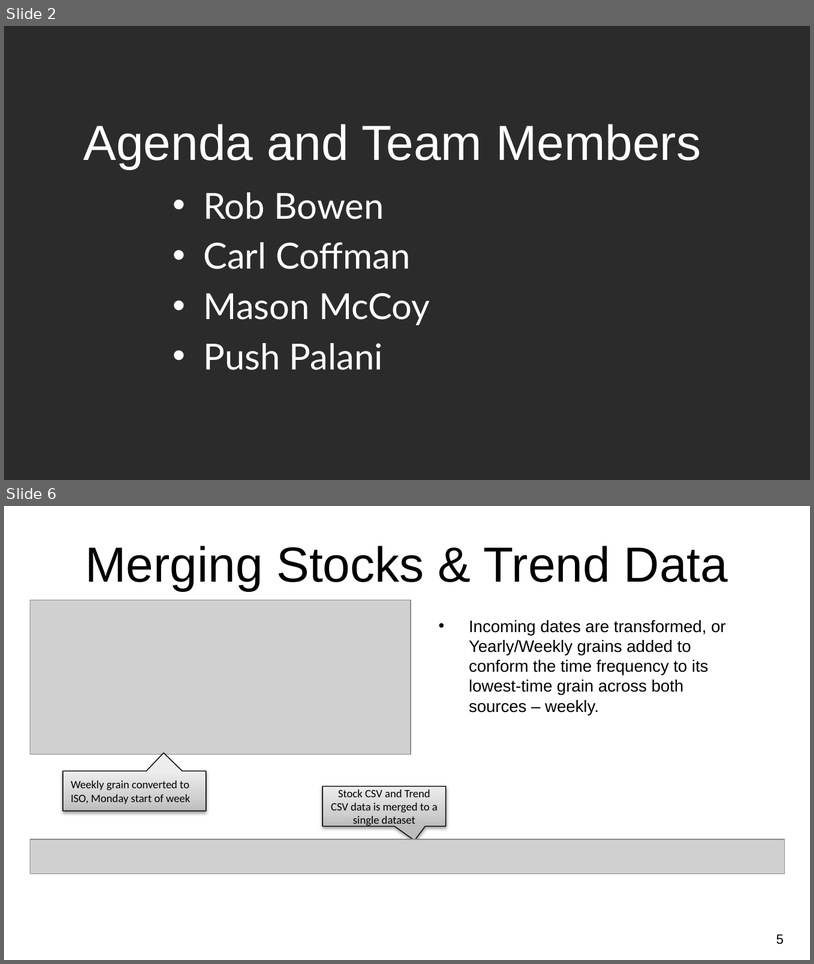
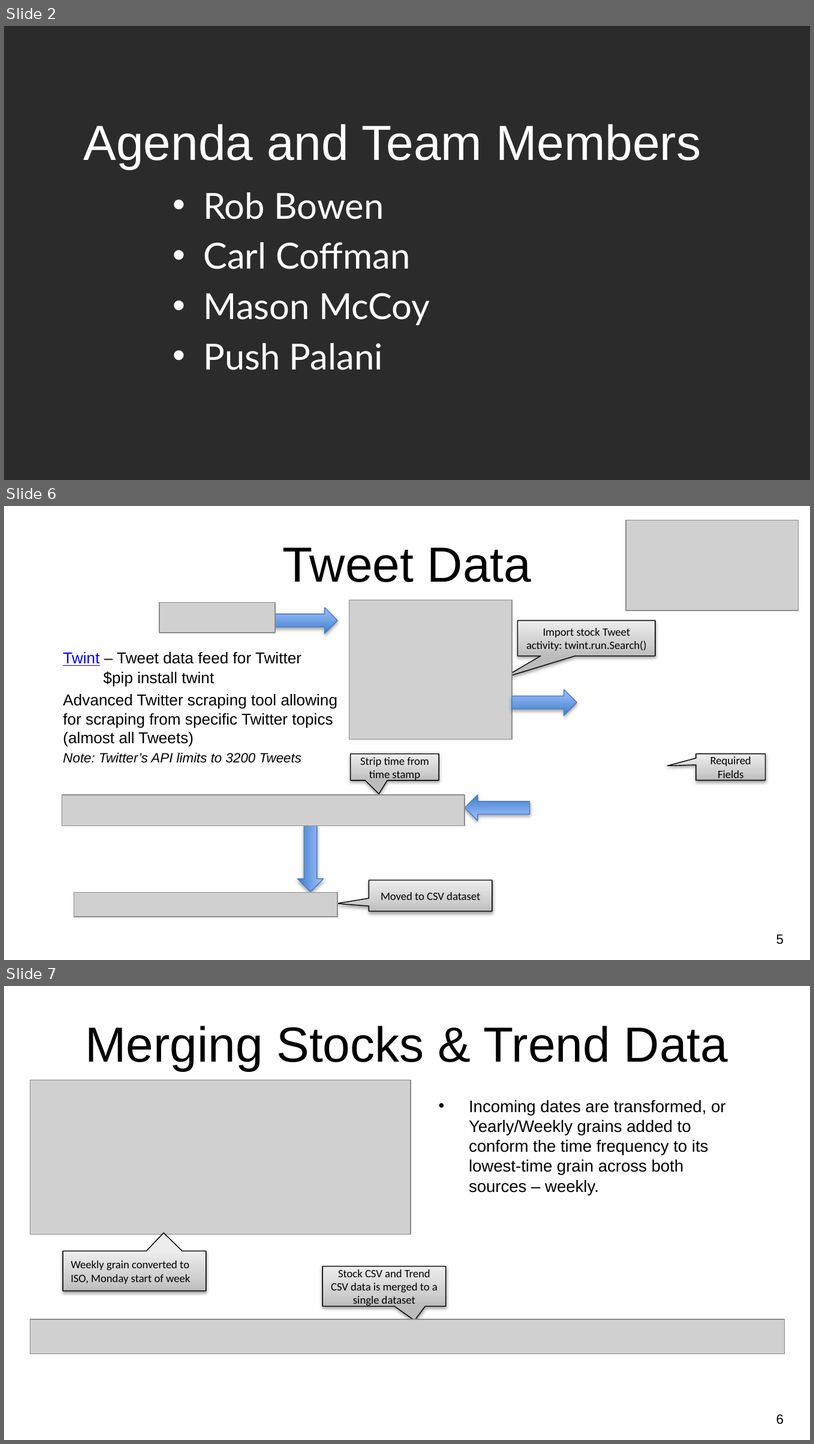
Before and after one commit to CCC-GH/Stocks-ETL-Project, a slide deck: NU-Project2_Stocks.pptx. Shown one above the other, each under a label of ours: slides 2 and 6 before the commit, slides 2, 6 and 7 after it; the slides between them are not shown. The pictures are 814x964 and 814x1444 pixels, drawn with LibreOffice and Linux fonts; fonts in the diff are those of the drawing; grey boxes stand for pictures; background and template pictures are left out; a plain dark background stands for a picture behind light text. Boxes give left, top, right and bottom in pixels: in the first picture for what was removed or moved away, otherwise in the second. Text is boxed around its words. In the diff, an @@ line names an element or a change of style, - is before the commit and + after.

```diff
--- a/NU-Project2_Stocks.pptx
+++ b/NU-Project2_Stocks.pptx
@@ slide 6 added at <box>4,506,810,960</box>, background picture (left out) @@
@@ picture added at <box>627,520,799,611</box> @@
@@ title added at <box>282,547,531,582</box>, 44 pt, text #000000 @@
+Tweet Data
@@ picture added at <box>159,602,276,633</box> @@
@@ right arrow added at <box>273,607,338,633</box>, fill gradient #3F80CE to #A4C4FF, outline #4B7EBC 0.75 pt @@
@@ picture added at <box>349,600,512,739</box> @@
@@ speech box added at <box>518,621,656,656</box>, fill gradient #BDBDBD to #D1D1D1 to #EEEEEE, outline #000000 0.75 pt, 10 pt, text #000000 @@
+Import stock Tweet activity: twint.run.Search()
@@ text added at <box>63,652,338,763</box>, 14 pt, text #000000 @@
+Twint – Tweet data feed for Twitter
+$pip install twint
+Advanced Twitter scraping tool allowing for scraping from specific Twitter topics (almost all Tweets)
+Note: Twitter’s API limits to 3200 Tweets
@@ right arrow added at <box>512,689,578,715</box>, fill gradient #3F80CE to #A4C4FF, outline #4B7EBC 0.75 pt @@
@@ speech box added at <box>351,754,440,780</box>, fill gradient #BDBDBD to #D1D1D1 to #EEEEEE, outline #000000 0.75 pt, 10 pt, text #000000 @@
+Strip time from time stamp
@@ speech box added at <box>696,754,766,780</box>, fill gradient #BDBDBD to #D1D1D1 to #EEEEEE, outline #000000 0.75 pt, 10 pt, text #000000 @@
+Required Fields
@@ picture added at <box>62,795,465,826</box> @@
@@ right arrow added at <box>465,795,531,820</box>, fill gradient #3F80CE to #A4C4FF, outline #4B7EBC 0.75 pt @@
@@ right arrow added at <box>297,825,323,891</box>, fill gradient #3F80CE to #A4C4FF, outline #4B7EBC 0.75 pt @@
@@ speech box added at <box>369,880,492,912</box>, fill gradient #BDBDBD to #D1D1D1 to #EEEEEE, outline #000000 0.75 pt, 10 pt, text #000000 @@
+Moved to CSV dataset
@@ picture added at <box>74,892,338,916</box> @@
@@ page number added at <box>777,934,784,944</box>, 12 pt, text #000000 @@
+5
@@ what was slide 6 is now slide 7 @@
@@ page number at <box>777,1414,784,1424</box>: text changed @@
-5
+6
```
Also in this commit, not shown: 4 slides changed.
